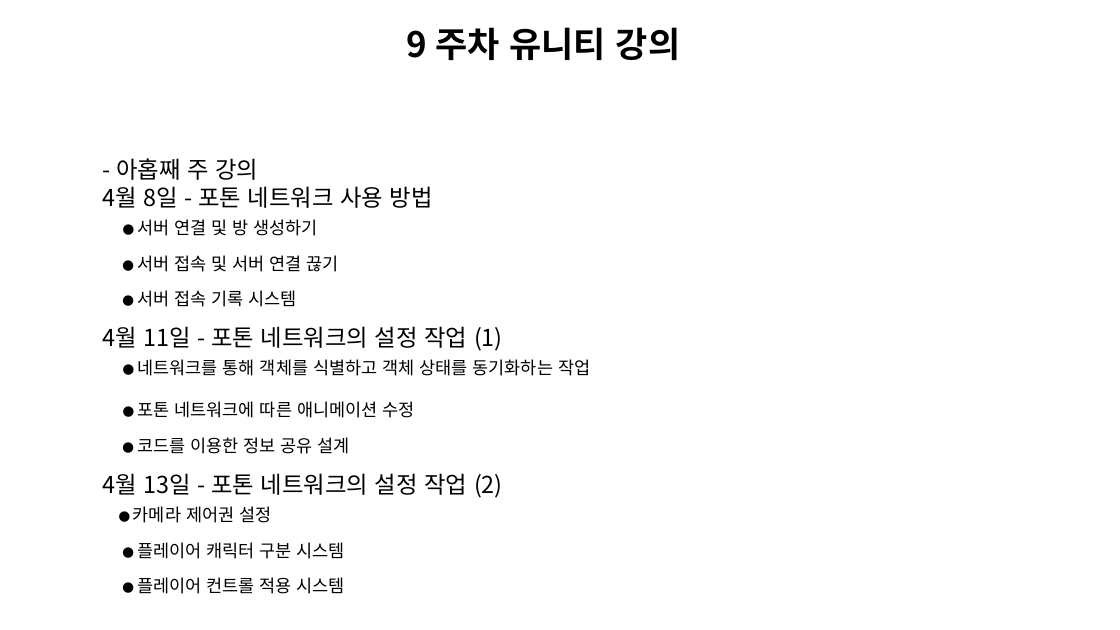
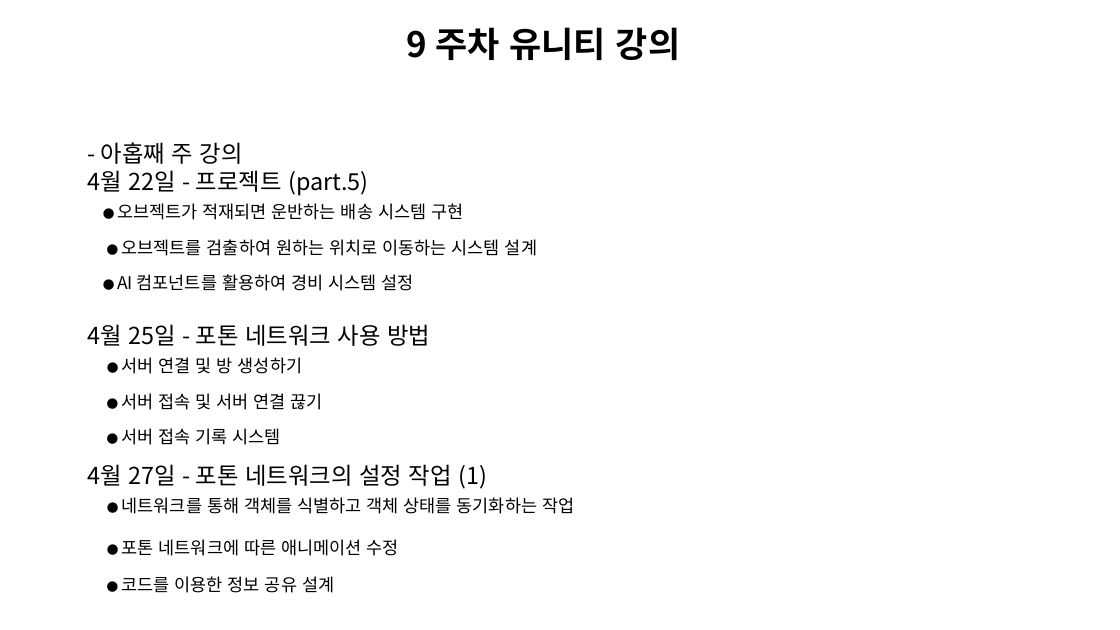
Before and after one commit to Unity2033/3D-UnityEngine, a slide deck: slide 10 of Assets/Curriculum/창신inc유니티 커리큘럼.pptx. Drawn at 1120x630 pixels with LibreOffice and Linux fonts; fonts in the diff are those of the drawing; background and template pictures are left out. Boxes give left, top, right and bottom in pixels: in the first picture for what was removed or moved away, otherwise in the second. Text is boxed around its words. In the diff, an @@ line names an element or a change of style, - is before the commit and + after.

```diff
--- a/Assets/Curriculum/창신inc유니티 커리큘럼.pptx
+++ b/Assets/Curriculum/창신inc유니티 커리큘럼.pptx
@@ text "- 아홉째 주 강의": place and size @@
-text "- 아홉째 주 강의" at (103,158,590,594)
+text "- 아홉째 주 강의" at (87,142,574,593)
@@ text at (87,170,537,346): text changed; size 20 to 15 pt @@
-4월 8일 - 포톤 네트워크 사용 방법
+4월 22일 - 프로젝트 (part.5)
+● 오브젝트가 적재되면 운반하는 배송 시스템 구현
+● 오브젝트를 검출하여 원하는 위치로 이동하는 시스템 설계
+● AI 컴포넌트를 활용하여 경비 시스템 설정
+4월 25일 - 포톤 네트워크 사용 방법
@@ text at (87,464,487,489): text changed @@
-4월 11일 - 포톤 네트워크의 설정 작업 (1)
+4월 27일 - 포톤 네트워크의 설정 작업 (1)
@@ text at (103,473,503,594): paragraphs removed @@
-4월 13일 - 포톤 네트워크의 설정 작업 (2)
-● 카메라 제어권 설정
-● 플레이어 캐릭터 구분 시스템
-● 플레이어 컨트롤 적용 시스템
```
Also in this commit, not shown: 7 other slides changed, 1 slide removed, 56 other files.
